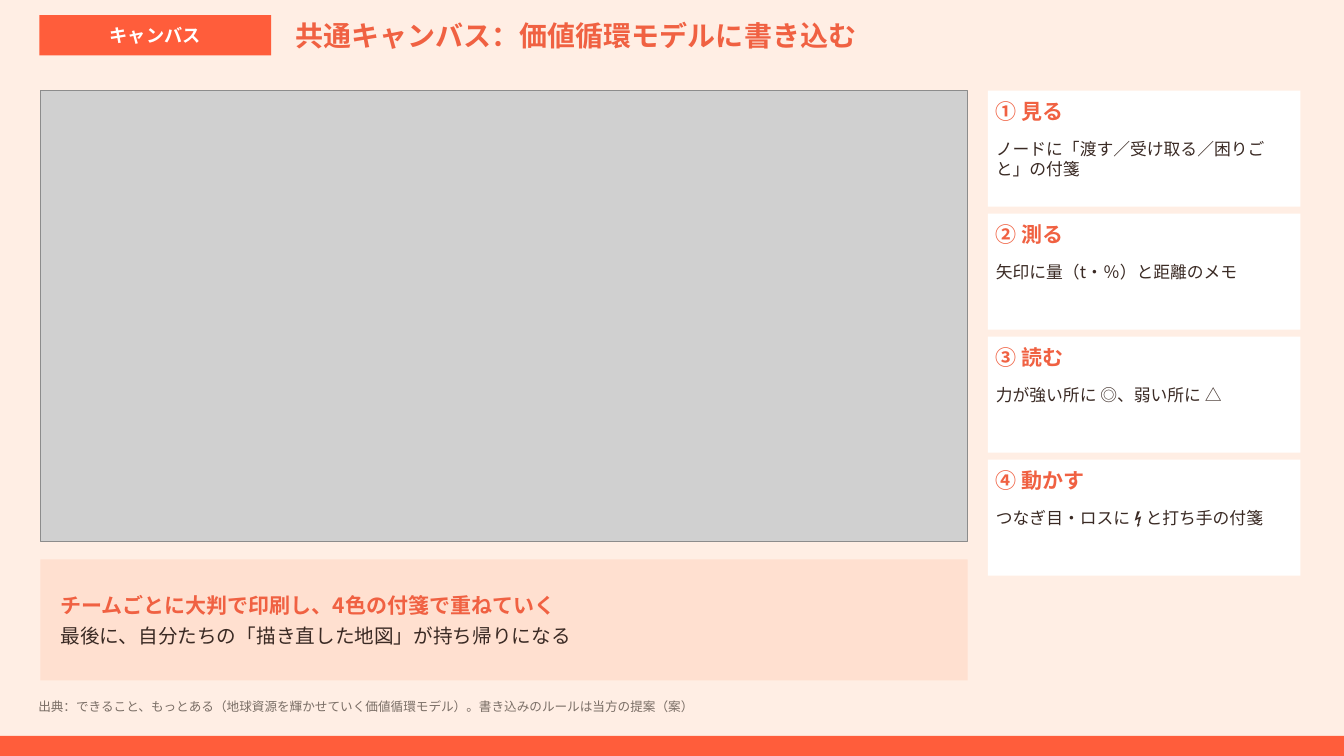
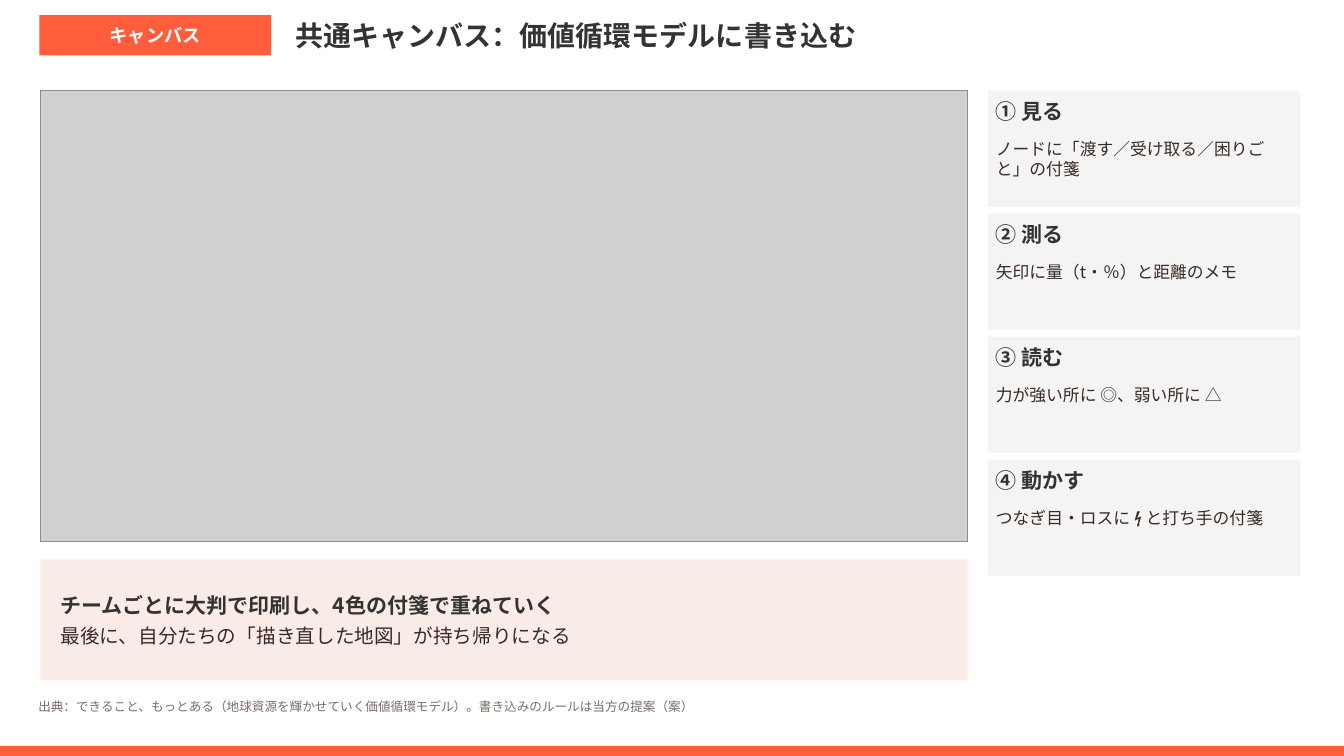
Before and after one commit to tatatatachan/claude, a slide deck: slide 3 of guruguru/guruguru_program_design.pptx. Drawn at 1344x756 pixels with LibreOffice and Linux fonts; fonts in the diff are those of the drawing; grey boxes stand for pictures. Boxes give left, top, right and bottom in pixels: in the first picture for what was removed or moved away, otherwise in the second. Text is boxed around its words. In the diff, an @@ line names an element or a change of style, - is before the commit and + after.

```diff
--- a/guruguru/guruguru_program_design.pptx
+++ b/guruguru/guruguru_program_design.pptx
@@ background #FFEEE4 to #FFFFFF @@
@@ text colour #F06142 to #333333 in 5 elements at (295,22,856,49), (996,101,1064,121), (996,224,1064,244), (996,347,1064,367), (996,470,1085,490) @@
@@ fill #FFFFFF to #F4F4F4 in 4 elements at (988,91,1301,207), (988,214,1301,330), (988,337,1301,453), (988,460,1301,576) @@
@@ rectangle "チームごとに大判で印刷し、4色の付箋で重ねていく" at (40,560,968,681): fill #FFE0D0 to #F9ECE6 @@
@@ text in rectangle at (60,595,555,615): text colour #F06142 to #333333 in "チームごとに大判で印刷し、4色の付箋で重ねていく" @@
@@ rectangle: place and size @@
-rectangle at (0,736,1344,756)
+rectangle at (0,746,1344,756)
```
Also in this commit, not shown: 2 other slides changed, 5 other files.
